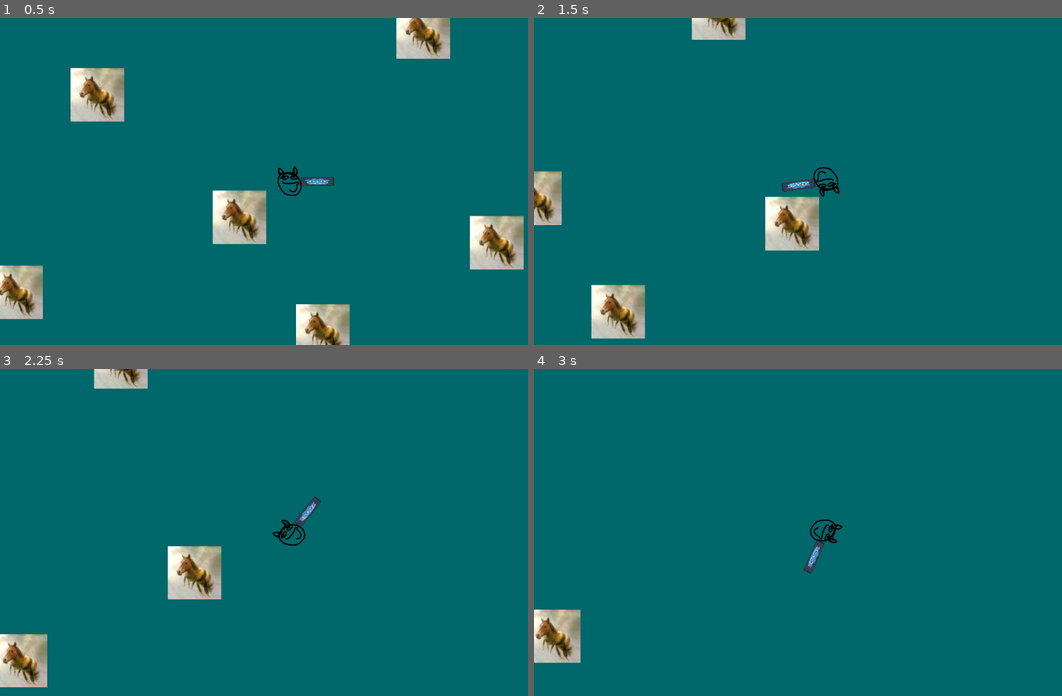
Above: before the commit, frames 1-4 (two rows, left to right).
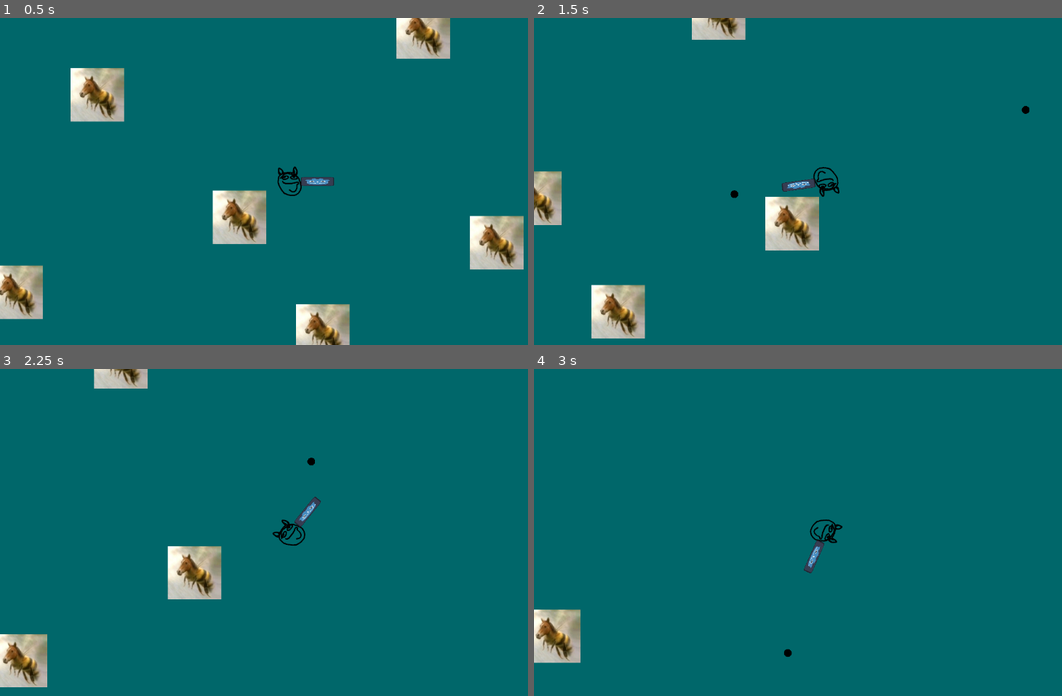
Above: after the commit, the same moments.

Repository: brianli378/ecs179-final-project
Game: Godot game, scene res://scenes/world.tscn
The game is run twice, just before and just after one commit, with the same random seed, the same clock (stepped at 60 frames per second) and the same inputs.
Inputs (mouse positions are in pixels of both pictures, inside the frame that each line leads up to):
- Up to frame 1 (0.5 s): no input
- Up to frame 2 (1.5 s): tap Enter at 0.5 s; move the mouse to (951, 165) at 0.52 s; hold D (move_right) 0.53-1.28 s; click (951, 165) at 0.6 s; move the mouse to (708, 197) at 1.27 s; hold S (move_down) from 1.28 s (still down); click (708, 197) at 1.35 s
- Up to frame 3 (2.25 s): tap Space at 2 s; move the mouse to (348, 460) at 2.02 s; release S (move_down) at 2.03 s; hold D (move_right) from 2.03 s (still down); click (348, 460) at 2.1 s
- Up to frame 4 (3 s): move the mouse to (798, 597) at 2.77 s; release D (move_right) at 2.78 s; hold W (move_up) from 2.78 s (still down); click (798, 597) at 2.85 s

Frame 1 is identical in both runs. In frame 2, less than 0.1% of the frame differs, in the area x 37-94%, y 26-56%; in frame 3, less than 0.1%; in frame 4, less than 0.1%.

Commit message:
Added generic Gun class and Projectile class

Diff:
--- /dev/null
+++ b/2d-roguelike/assets/placeholder_projectile.svg
@@ -0,0 +1,16 @@
+<?xml version="1.0" standalone="no"?>
+<!DOCTYPE svg PUBLIC "-//W3C//DTD SVG 20010904//EN"
+ "http://www.w3.org/TR/2001/REC-SVG-20010904/DTD/svg10.dtd">
+<svg version="1.0" xmlns="http://www.w3.org/2000/svg"
+ width="1280.000000pt" height="1280.000000pt" viewBox="0 0 1280.000000 1280.000000"
+ preserveAspectRatio="xMidYMid meet">
+<g transform="translate(0.000000,1280.000000) scale(0.100000,-0.100000)"
+fill="#000000" stroke="none">
+<path d="M6235 12784 c-1156 -38 -2246 -364 -3200 -958 -719 -448 -1358 -1049
+-1842 -1731 -773 -1092 -1175 -2354 -1175 -3695 0 -504 50 -957 158 -1430 491
+-2149 2081 -3909 4169 -4616 522 -177 1033 -280 1610 -325 207 -16 686 -16
+890 0 1002 78 1912 356 2745 838 1444 836 2501 2194 2954 3793 235 827 299
+1725 185 2583 -184 1391 -820 2676 -1815 3671 -1099 1098 -2539 1752 -4084
+1855 -178 12 -464 19 -595 15z"/>
+</g>
+</svg>
--- a/2d-roguelike/scenes/player.tscn
+++ b/2d-roguelike/scenes/player.tscn
@@ -1,8 +1,9 @@
-[gd_scene load_steps=5 format=3 uid="uid://cjfuyyu8dl486"]
+[gd_scene load_steps=6 format=3 uid="uid://cjfuyyu8dl486"]
 
 [ext_resource type="Script" uid="uid://dpfhd8ckyl4nx" path="res://scripts/player.gd" id="1_3vyb7"]
 [ext_resource type="Texture2D" uid="uid://ctfpr3oc0ghxn" path="res://assets/placeholder_gun.svg" id="2_g2els"]
 [ext_resource type="Texture2D" uid="uid://dlwpiotc2krv1" path="res://assets/placeholder_player.svg" id="2_qhqgy"]
+[ext_resource type="Script" uid="uid://bigp7fa5bkdg3" path="res://scripts/gun.gd" id="4_dqkch"]
 
 [sub_resource type="RectangleShape2D" id="RectangleShape2D_g2els"]
 size = Vector2(126, 123.5)
@@ -17,6 +18,10 @@
 position = Vector2(117, 0)
 scale = Vector2(1.1484375, 0.3046875)
 texture = ExtResource("2_g2els")
+script = ExtResource("4_dqkch")
+
+[node name="ProjectileSpawn" type="Node2D" parent="Body/Gun"]
+position = Vector2(75, 0)
 
 [node name="CollisionShape2D" type="CollisionShape2D" parent="."]
 position = Vector2(0, 0.25)
--- /dev/null
+++ b/2d-roguelike/scenes/projectile.tscn
@@ -0,0 +1,20 @@
+[gd_scene load_steps=4 format=3 uid="uid://dusp2fj2s7onc"]
+
+[ext_resource type="Texture2D" uid="uid://rwxut5gd73" path="res://assets/placeholder_projectile.svg" id="1_c8fcr"]
+[ext_resource type="Script" uid="uid://dqw8q2f0326ey" path="res://scripts/projectile.gd" id="1_q3m7n"]
+
+[sub_resource type="RectangleShape2D" id="RectangleShape2D_q3m7n"]
+size = Vector2(18, 18)
+
+[node name="Projectile" type="RigidBody2D"]
+gravity_scale = 0.0
+contact_monitor = true
+max_contacts_reported = 1
+script = ExtResource("1_q3m7n")
+
+[node name="Sprite2D" type="Sprite2D" parent="."]
+scale = Vector2(0.01, 0.01)
+texture = ExtResource("1_c8fcr")
+
+[node name="CollisionShape2D" type="CollisionShape2D" parent="."]
+shape = SubResource("RectangleShape2D_q3m7n")
--- /dev/null
+++ b/2d-roguelike/scripts/gun.gd
@@ -0,0 +1,27 @@
+class_name Gun
+extends Node2D
+
+@export var damage: int = 5
+@export var projectile_speed: int = 1000
+@export var shot_delay: float = 0.0
+
+@onready var projectile_spawn: Node2D = $ProjectileSpawn
+#@onready var player: CharacterBody2D = $Player
+
+var _projectile_scene = preload("res://scenes/projectile.tscn")
+var _time_since_last_shot: float = 0.0
+
+
+func _process(_delta: float) -> void:
+	_time_since_last_shot += _delta
+
+	if Input.is_action_just_pressed("shoot") and _time_since_last_shot >= shot_delay:
+		var projectile: Projectile = _projectile_scene.instantiate()
+		projectile.global_position = projectile_spawn.global_position
+
+		var direction: Vector2 = projectile_spawn.global_transform.x.normalized()
+		projectile.linear_velocity = direction * projectile_speed
+
+		self.get_tree().current_scene.add_child(projectile)
+
+		_time_since_last_shot = 0.0
--- a/2d-roguelike/scripts/player.gd
+++ b/2d-roguelike/scripts/player.gd
@@ -1,12 +1,13 @@
+class_name Player
 extends CharacterBody2D
 
 var speed = 700.0
 
-func _process(delta: float) -> void:
+func _process(_delta: float) -> void:
 	look_at(get_global_mouse_position())
 
 
-func _physics_process(delta: float) -> void:
+func _physics_process(_delta: float) -> void:
 	var move_direction = Vector2(Input.get_axis("move_left", "move_right"), Input.get_axis("move_up", "move_down"))
 
 	if move_direction != Vector2.ZERO:
--- /dev/null
+++ b/2d-roguelike/scripts/projectile.gd
@@ -0,0 +1,12 @@
+class_name Projectile
+extends RigidBody2D
+
+#@onready var player: Player = $Player
+
+
+func _ready() -> void:
+	body_entered.connect(_on_body_entered)
+
+
+func _on_body_entered(_body: Node) -> void:
+	queue_free()
Not shown, added: 2d-roguelike/assets/placeholder_projectile.svg.import
Not shown, added: 2d-roguelike/scripts/gun.gd.uid
Not shown, added: 2d-roguelike/scripts/projectile.gd.uid
Not shown, added: .DS_Store
Not shown, added: 2d-roguelike/.DS_Store
